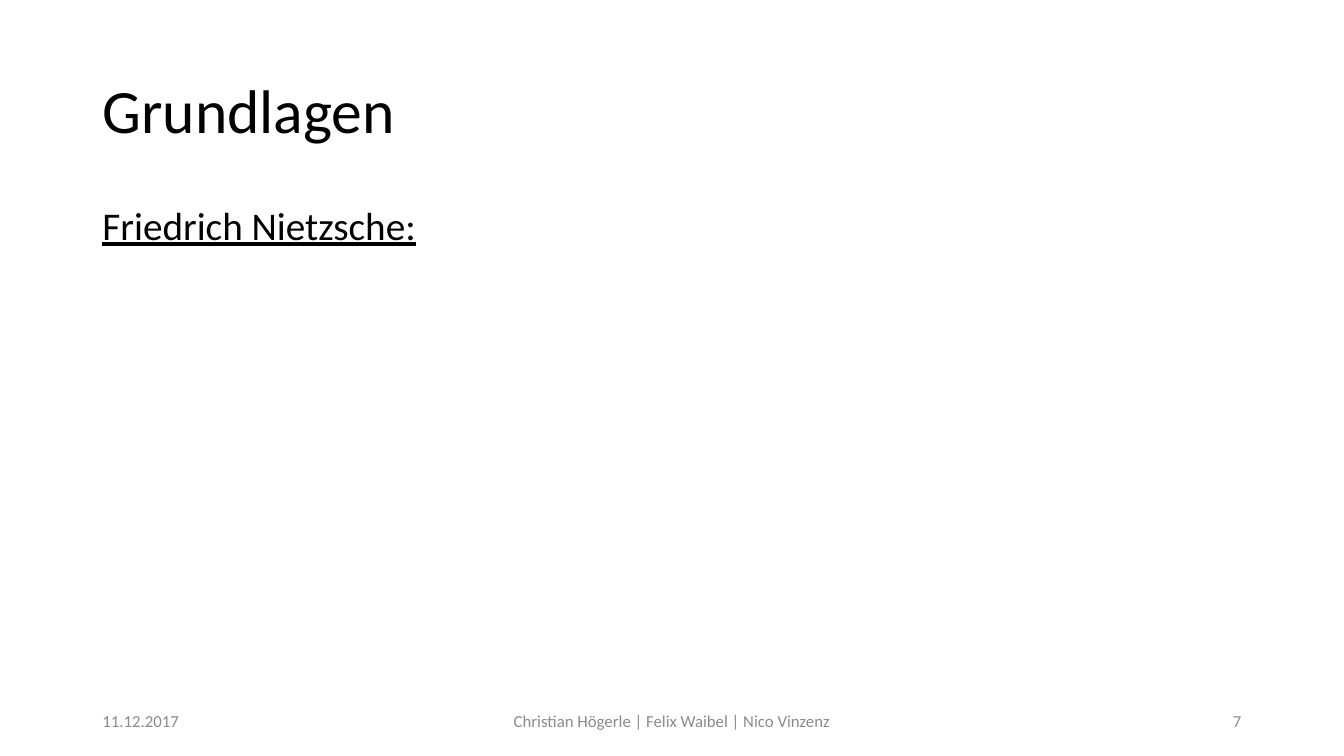
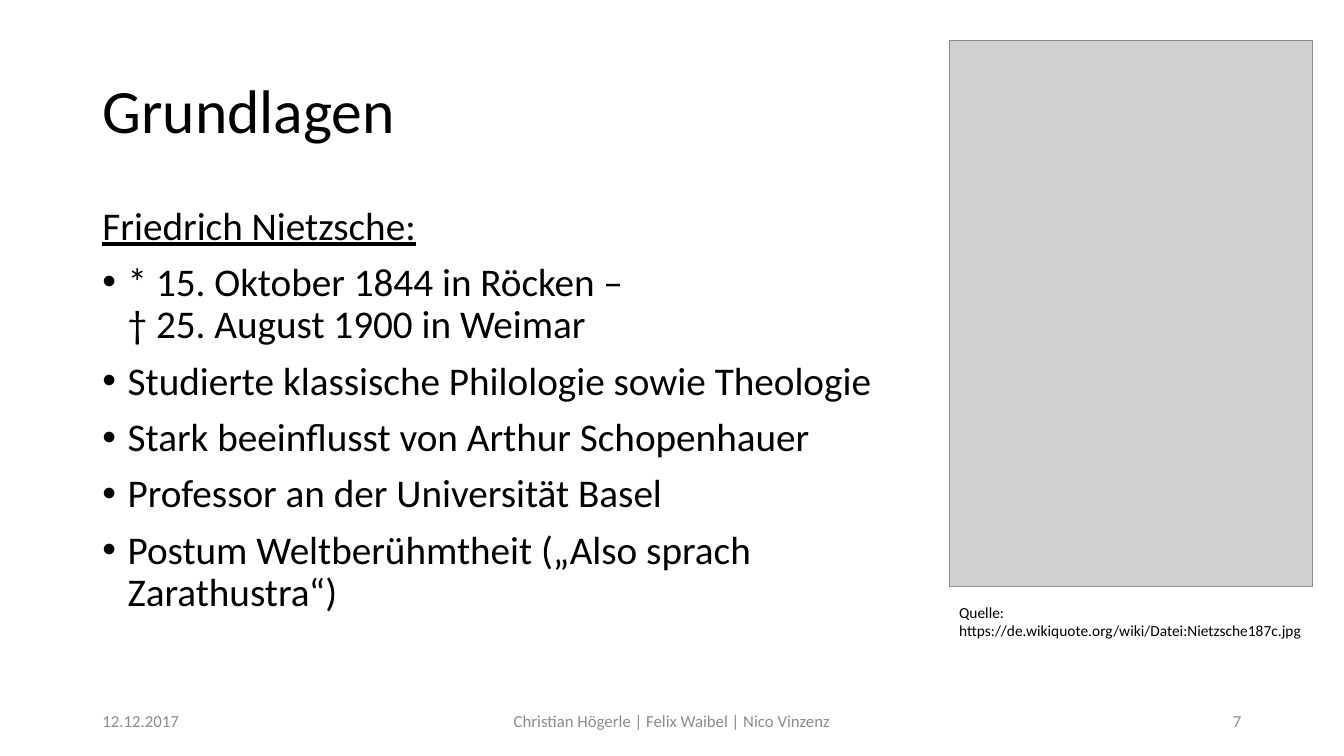
Before and after one commit to Fewa93/Berufsethik, a slide deck: slide 7 of Präsentation/Berufsethik.pptx. Drawn at 1344x756 pixels with LibreOffice and Linux fonts; fonts in the diff are those of the drawing; grey boxes stand for pictures. Boxes give left, top, right and bottom in pixels: in the first picture for what was removed or moved away, otherwise in the second. Text is boxed around its words. In the diff, an @@ line names an element or a change of style, - is before the commit and + after.

Commit message:
Präsentation Grundlagen Nietzsche

```diff
--- a/Präsentation/Berufsethik.pptx
+++ b/Präsentation/Berufsethik.pptx
@@ picture added at (950,40,1314,587) @@
@@ text at (128,268,871,611): paragraphs added @@
+• * 15. Oktober 1844 in Röcken –
+  † 25. August 1900 in Weimar
+• Studierte klassische Philologie sowie Theologie
+• Stark beeinflusst von Arthur Schopenhauer
+• Professor an der Universität Basel
+• Postum Weltberühmtheit („Also sprach Zarathustra“)
@@ text added at (959,607,1301,639), 11 pt, text #000000 @@
+Quelle:
+https://de.wikiquote.org/wiki/Datei:Nietzsche187c.jpg
@@ text at (102,716,178,727): text changed @@
-11.12.2017
+12.12.2017
```
Also in this commit, not shown: 19 other slides changed, 3 other files.
